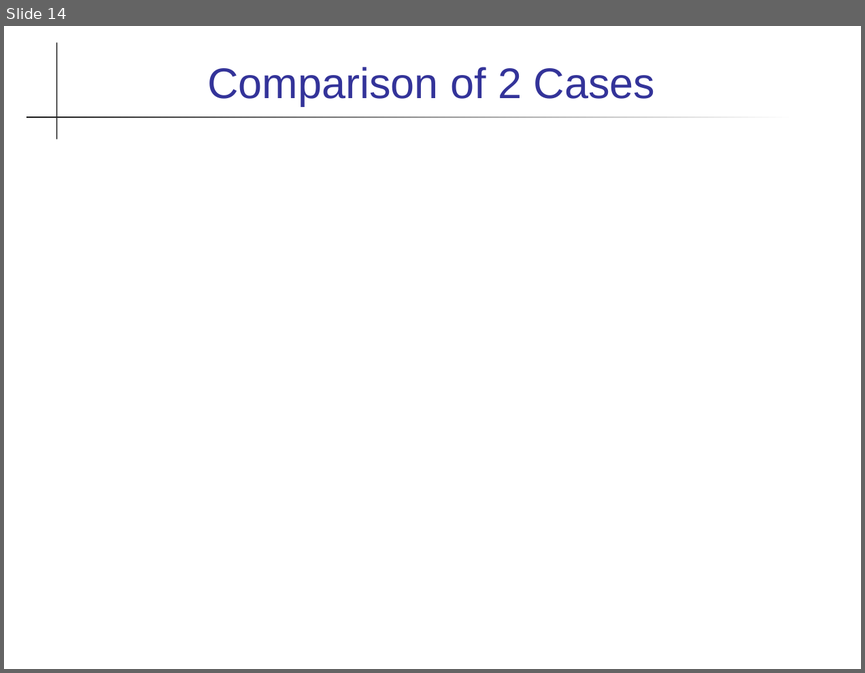
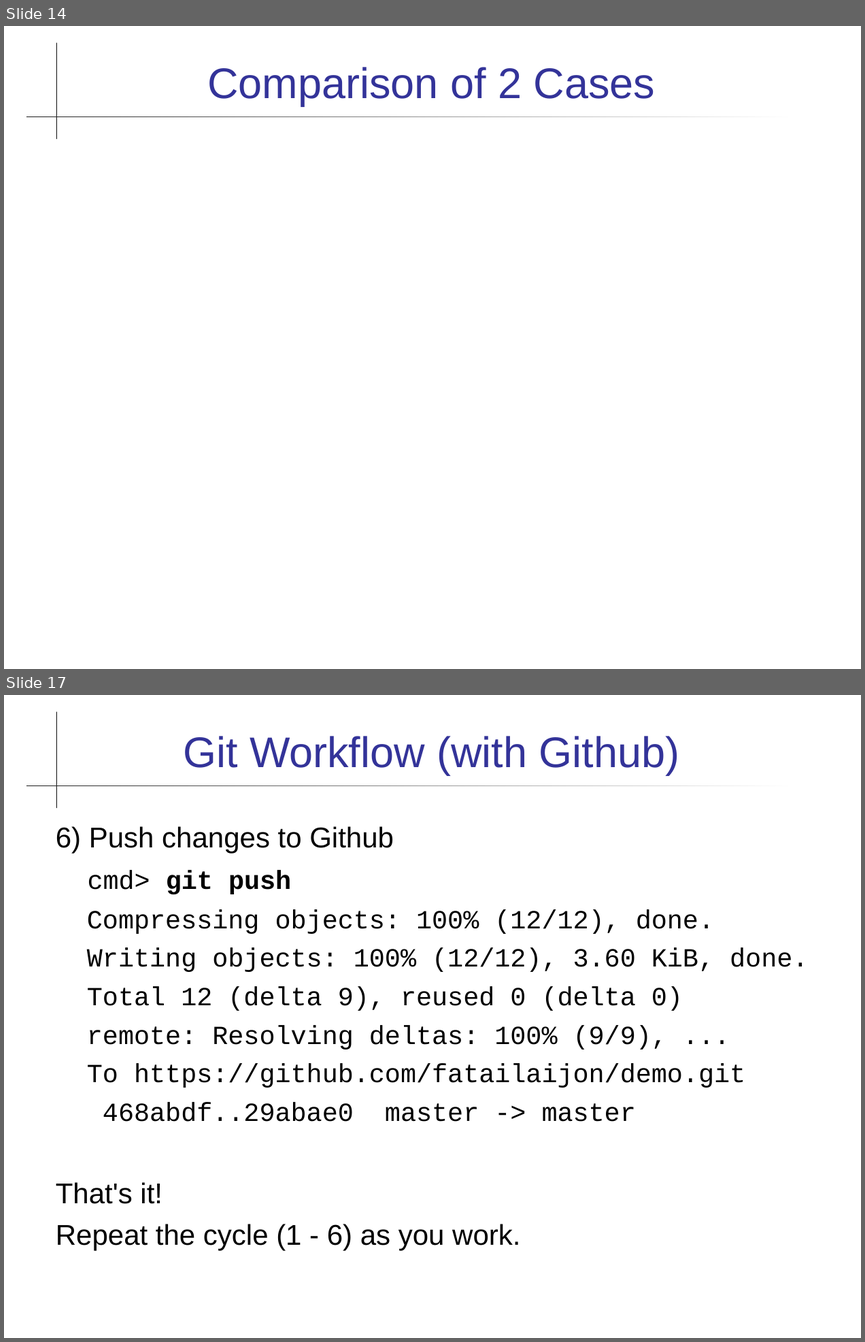
Before and after one commit to cpske/programming1, a slide deck: git/Using-Github.ppt. Shown one above the other, each under a label of ours: slide 14 before the commit, slides 14 and 17 after it; the slides between them are not shown. The pictures are 865x673 and 865x1342 pixels, drawn with LibreOffice and Linux fonts; fonts in the diff are those of the drawing. Boxes give left, top, right and bottom in pixels: in the first picture for what was removed or moved away, otherwise in the second. Text is boxed around its words. In the diff, an @@ line names an element or a change of style, - is before the commit and + after.

Commit message:
update github slides

```diff
--- a/git/Using-Github.ppt
+++ b/git/Using-Github.ppt
@@ slide 17 added at [4,695,861,1338], background #FFFFFF; not listed: 2 template elements that a slide beside it also shows @@
@@ title added at [183,736,679,775], 36 pt, text #333399 @@
+Git Workflow (with Github)
@@ text added at [56,826,808,1251], 22 pt, text #000000 @@
+6) Push changes to Github
+cmd> git push
+Compressing objects: 100% (12/12), done.
+Writing objects: 100% (12/12), 3.60 KiB, done.
+Total 12 (delta 9), reused 0 (delta 0)
+remote: Resolving deltas: 100% (9/9), ...
+To https://github.com/fatailaijon/demo.git
+468abdf..29abae0 master -> master
+That's it!
+Repeat the cycle (1 - 6) as you work.
```
Also in this commit, not shown: 7 slides changed, 2 other slides added, 1 other file.
